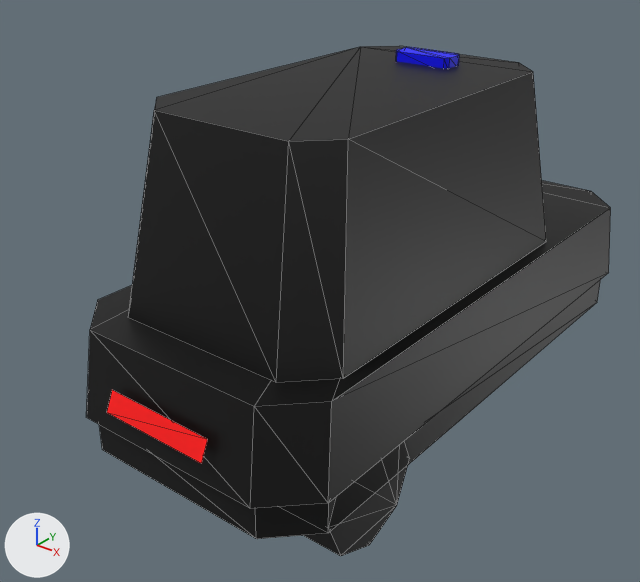
The glTF model apps/web/public/models/veh_auto.glb as it was, and as the next commit left it.
Rendered twice from a 50 mm camera at (2.36, -3.48, 2.66) aimed at (-0.18, -0.3, 0.68). Arrows for +X, +Y and +Z are at lower left; the lights stay in place. The older version comes first. Mesh edges are drawn as thin lines. Vertices at exactly the same position are counted once.

Objects in the first picture: 'veh_auto'.
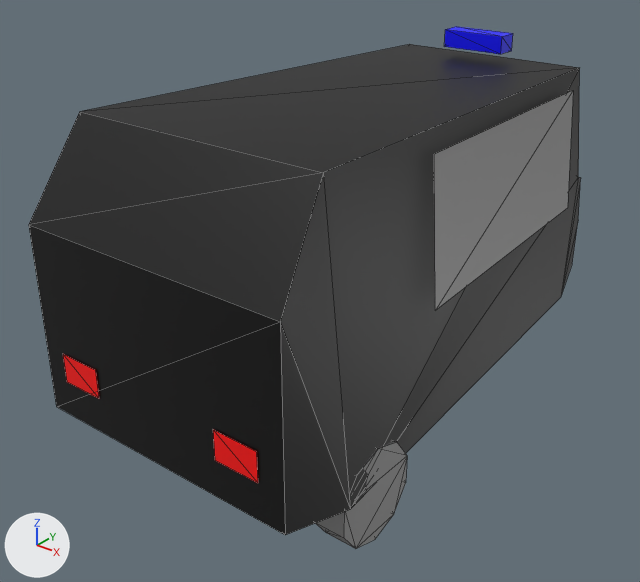
Pixel boxes (x1, y1, x2, y2) of what changed, in the pictures (640 x 582 px):
```json
{"object": "veh_auto", "change": "reshaped, moved, rescaled", "before": [86, 46, 611, 556], "after": [29, 27, 580, 549]}
{"part": 1, "of": "me_veh_auto", "change": "added", "after": [315, 441, 407, 549]}
{"part": 2, "of": "me_veh_auto", "change": "added", "after": [444, 27, 513, 54], "on screen": "blue"}
{"part": 3, "of": "me_veh_auto", "change": "rebuilt", "before": [86, 181, 611, 509], "after": [29, 44, 580, 535], "on screen": "50% taller"}
{"part": 4, "of": "me_veh_auto", "change": "deleted", "before": [99, 47, 601, 556]}
{"part": 5, "of": "me_veh_auto", "change": "built on", "before": [128, 46, 546, 383], "after": [63, 91, 573, 483]}
```

The change, as JSON lines over the scene's bpy script:
```json
{"block": "me_veh_auto", "where": "# used by ob_veh_auto; location = (0.0, 0.0, 0.905); scale = (1.6, 1.6, 1.6)"}
{"op": "remove", "block": "me_veh_auto", "code": "me_veh_auto.from_pydata(...)  # 120 vertices, 200 faces; spans x -0.44..0.44, y -1.0..1.0, z -0.57..0.57"}
{"op": "add", "block": "me_veh_auto", "code": "me_veh_auto.from_pydata(...)  # 108 vertices, 166 faces; spans x -0.43..0.43, y -1.0..1.0, z -0.58..0.58"}
{"block": "me_veh_auto", "change": "me_veh_auto part 1: a new loose piece, a 10-sided cylinder along x spanning x 0.32..0.42, y -0.76..-0.47, z -0.58..-0.28, in mat_defaultmaterial"}
{"block": "me_veh_auto", "change": "me_veh_auto part 2: a new loose piece, a box spanning x -0.107..0.107, y 0.479..0.555, z 0.525..0.582, in mat_defaultmaterial"}
{"block": "me_veh_auto", "change": "me_veh_auto part 3: the loose piece of 16 vertices spanning x -0.44..0.44, y -0.97..0.97, z -0.28..-0.02 is rebuilt with 20 vertices and now spans x -0.43..0.43, y -1.0..1.0, z -0.39..0.52"}
{"block": "me_veh_auto", "change": "me_veh_auto part 4: 7 loose pieces with 88 vertices, spanning x -0.42..0.42, y -1.0..1.0, z -0.57..0.57, are deleted"}
{"block": "me_veh_auto", "change": "me_veh_auto part 5"}
{"block": "me_veh_auto", "change": "16 vertices are removed from x -0.38..0.38, y -0.83..0.49, z -0.02..0.53"}
{"block": "me_veh_auto", "change": "28 faces are deleted"}
{"block": "me_veh_auto", "change": "14 vertices are added at x -0.43..0.43, y -1.0..1.0, z -0.19..0.45"}
{"block": "me_veh_auto", "change": "6 new vertices lie (0.14, 0.0, 0.0) away from vertices in x -0.35..0.21, y -1.0..1.0, z -0.19..-0.04"}
{"block": "me_veh_auto", "change": "10 new faces join them"}
{"block": "me_veh_auto", "change": "other edits to the shape of me_veh_auto do not show in these pictures"}
{"op": "set", "path": "ob_veh_auto.location", "old": "(0.0, 0.0, 0.905)", "new": "(0.0, 0.0, 0.922)"}
{"op": "set", "path": "ob_veh_auto.scale", "old": "(1.6, 1.6, 1.6)", "new": "(1.59, 1.59, 1.59)"}
```
